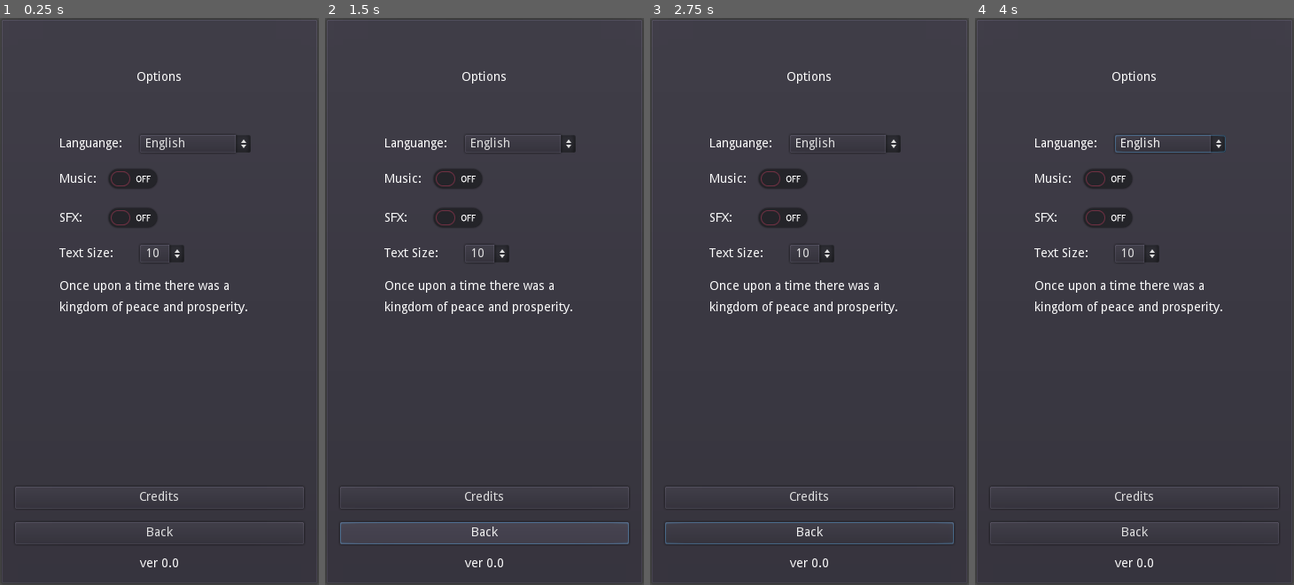
Above: before the commit, frames 1-4 (left to right).
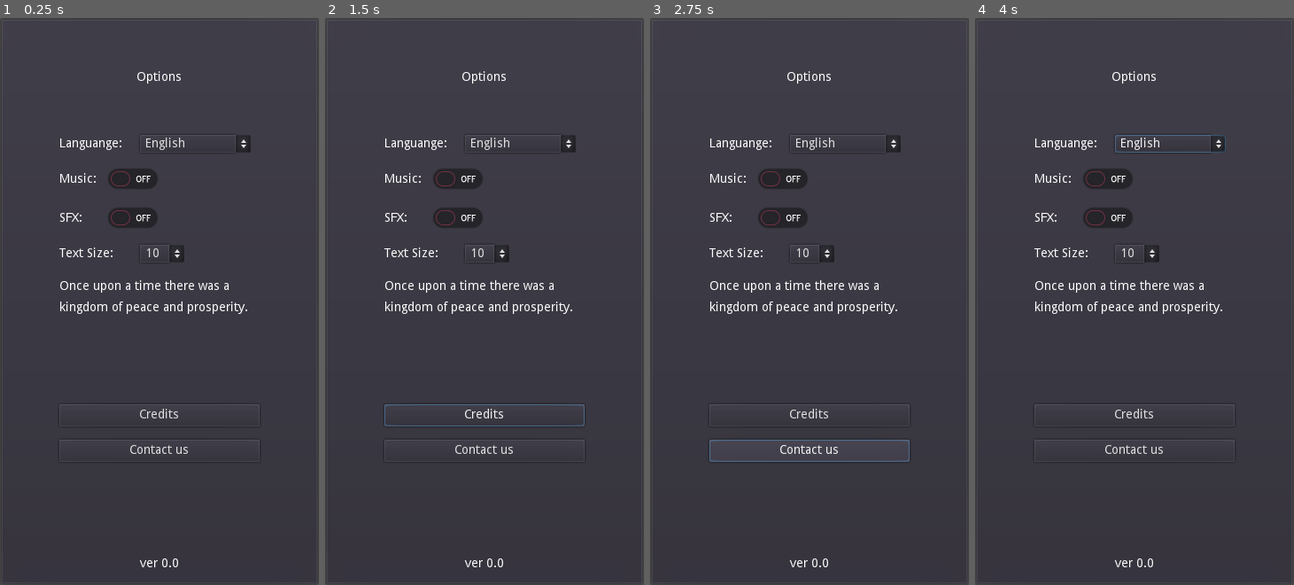
Above: after the commit, the same moments.

Repository: philipuriarte/A-Churchyard-of-Orphans
Game: Godot game, scene res://scenes/options_screen.tscn
The game is run twice, just before and just after one commit, with the same random seed, the same clock (stepped at 60 frames per second) and the same inputs. This scene is started directly instead of the project's main scene.
Inputs (mouse positions are in pixels of both pictures, inside the frame that each line leads up to):
- Up to frame 1 (0.25 s): no input
- Up to frame 2 (1.5 s): click "Credits" at 0.5 s; click (484, 533) at 1.25 s, where only the run before the commit has a clickable "Back"
- Up to frame 3 (2.75 s): click (809, 448) at 2 s, where only the run after the commit has a clickable "Contact us"
- Up to frame 4 (4 s): click "English" at 2.75 s; click (1108, 216) at 3.5 s

The runs differ from the first frame. In frame 1, 0.9% of the frame differs, in the area x 4-96%, y 68-92%; in frame 2, 1.2%, in the area x 4-96%, y 68-93%; in frame 3, 1.2%; in frame 4, 0.9%.

Commit message:
Add ExtrasContainer to contain Credits and Contact nodes

Diff:
--- a/scenes/options_screen.tscn
+++ b/scenes/options_screen.tscn
@@ -33,7 +33,7 @@
 [node name="OptionsMargin" type="MarginContainer" parent="MarginContainer/MainCointainer"]
 margin_top = 115.0
 margin_right = 326.0
-margin_bottom = 497.0
+margin_bottom = 577.0
 size_flags_vertical = 3
 custom_constants/margin_right = 50
 custom_constants/margin_left = 50
@@ -41,7 +41,7 @@
 [node name="OptionsContainer" type="VBoxContainer" parent="MarginContainer/MainCointainer/OptionsMargin"]
 margin_left = 50.0
 margin_right = 276.0
-margin_bottom = 382.0
+margin_bottom = 462.0
 size_flags_vertical = 3
 custom_constants/separation = 10
 
@@ -136,19 +136,27 @@
 text = "Once upon a time there was a kingdom of peace and prosperity."
 autowrap = true
 
-[node name="Credits" type="Button" parent="MarginContainer/MainCointainer"]
-margin_top = 512.0
-margin_right = 326.0
-margin_bottom = 537.0
+[node name="ExtrasContainer" type="VBoxContainer" parent="MarginContainer/MainCointainer/OptionsMargin/OptionsContainer"]
+margin_top = 212.0
+margin_right = 226.0
+margin_bottom = 462.0
+size_flags_vertical = 3
+custom_constants/separation = 15
+alignment = 1
+
+[node name="Credits" type="Button" parent="MarginContainer/MainCointainer/OptionsMargin/OptionsContainer/ExtrasContainer"]
+margin_top = 92.0
+margin_right = 226.0
+margin_bottom = 117.0
 rect_min_size = Vector2( 0, 25 )
 text = "Credits"
 
-[node name="Back" type="Button" parent="MarginContainer/MainCointainer"]
-margin_top = 552.0
-margin_right = 326.0
-margin_bottom = 577.0
+[node name="Contact" type="Button" parent="MarginContainer/MainCointainer/OptionsMargin/OptionsContainer/ExtrasContainer"]
+margin_top = 132.0
+margin_right = 226.0
+margin_bottom = 157.0
 rect_min_size = Vector2( 0, 25 )
-text = "Back"
+text = "Contact us"
 
 [node name="BottomText" type="Label" parent="MarginContainer/MainCointainer"]
 margin_top = 592.0
